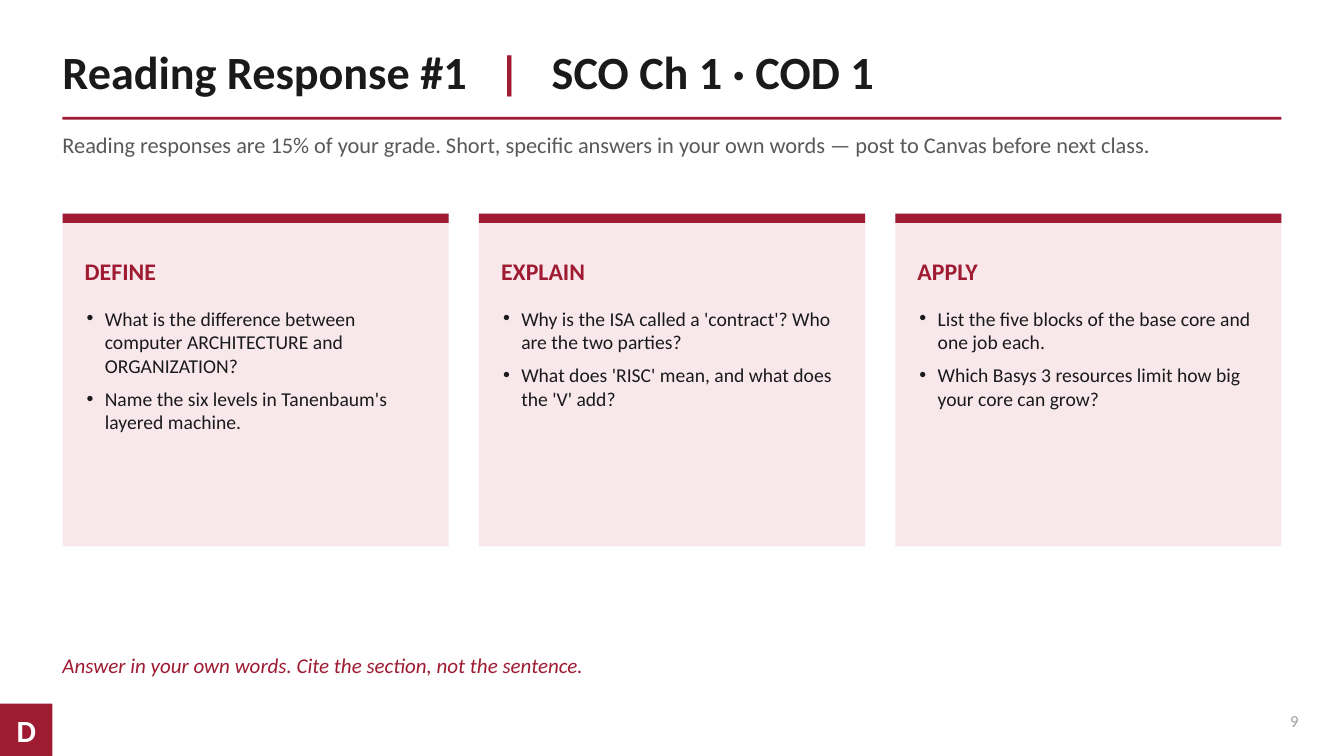
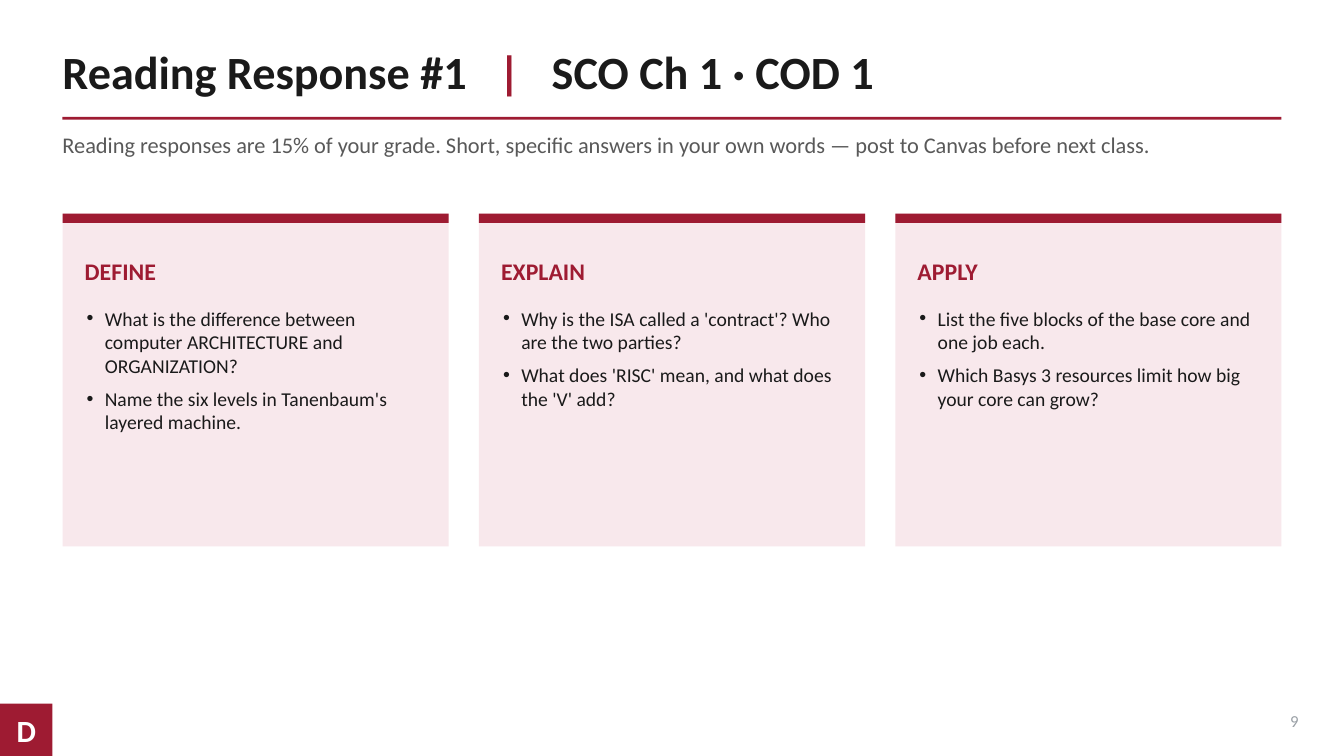
Before and after one commit to nbroshar/CENG4100_Computer_Architecture, a slide deck: slide 10 of Week 1/CENG4100_Week01.pptx. Drawn at 1344x756 pixels with LibreOffice and Linux fonts; fonts in the diff are those of the drawing. Boxes give left, top, right and bottom in pixels: in the first picture for what was removed or moved away, otherwise in the second. Text is boxed around its words. In the diff, an @@ line names an element or a change of style, - is before the commit and + after.

```diff
--- a/Week 1/CENG4100_Week01.pptx
+++ b/Week 1/CENG4100_Week01.pptx
@@ text removed at [62,658,583,677] @@
-Answer in your own words. Cite the section, not the sentence.
```
Also in this commit, not shown: 5 other slides changed.
